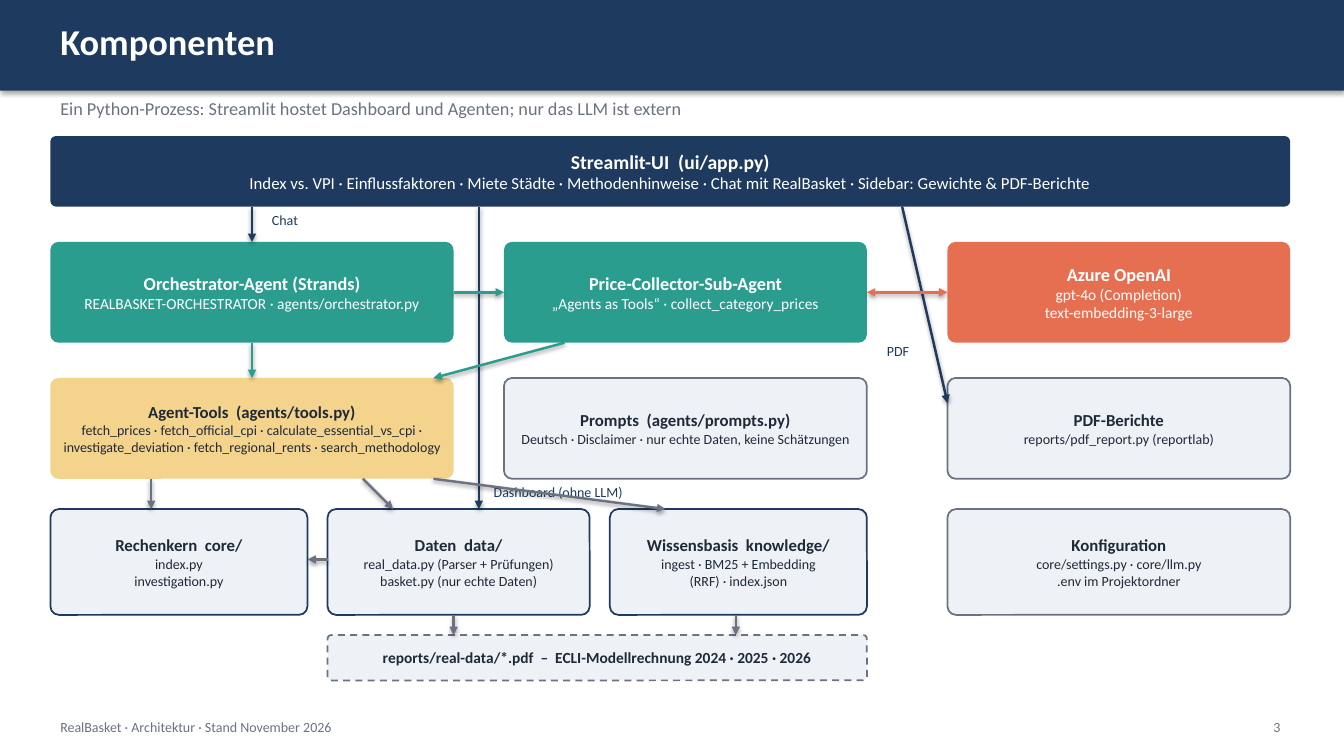
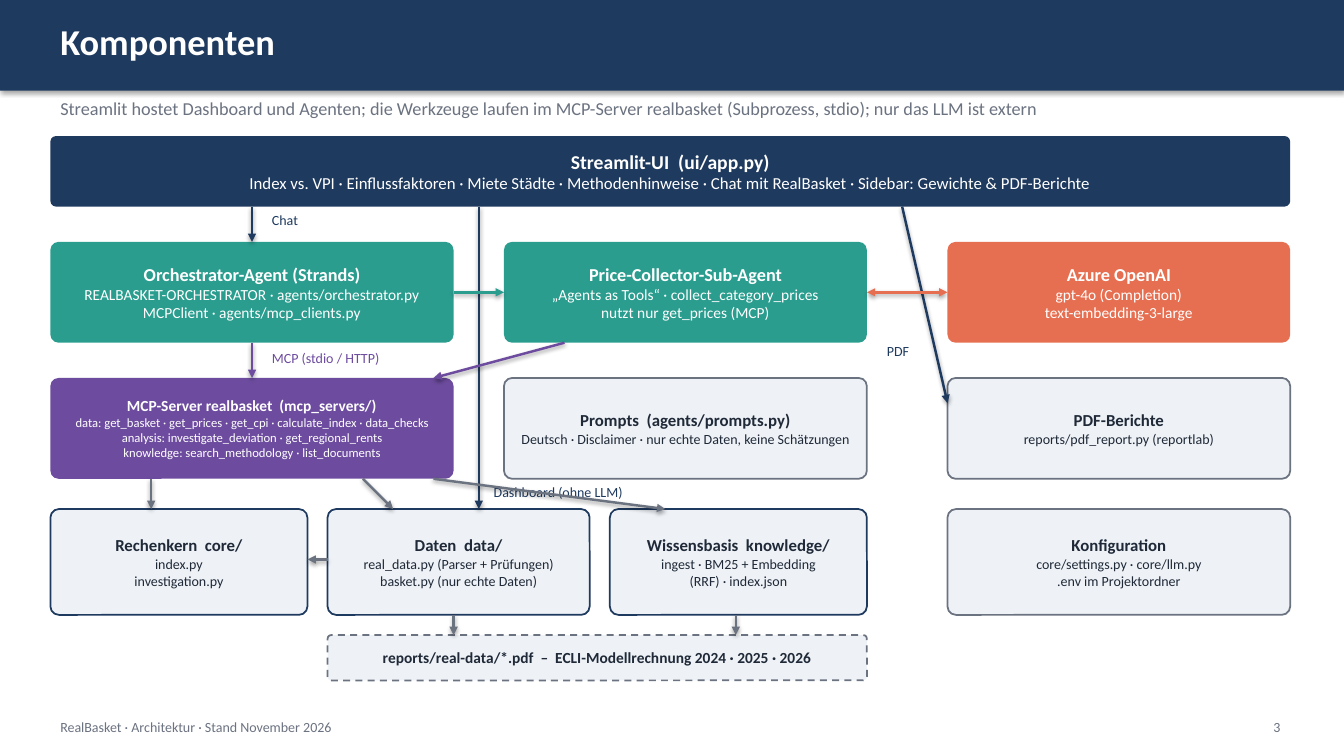
Before and after one commit to ValentinIliu1212/real-basket, a slide deck: slide 3 of docs/architecture/RealBasket_Architektur_Ist.pptx. Drawn at 1344x756 pixels with LibreOffice and Linux fonts; fonts in the diff are those of the drawing. Boxes give left, top, right and bottom in pixels: in the first picture for what was removed or moved away, otherwise in the second. Text is boxed around its words. In the diff, an @@ line names an element or a change of style, - is before the commit and + after.

Commit message:
MCP phase 1: one MCP server 'realbasket' with areas data, analysis, knowledge
- mcp_servers/server.py builds one server from data_tools, analysis_tools, knowledge_tools (--areas for a later split); console script real-basket-mcp

- analysis tools (investigate_deviation, get_regional_rents) moved from in-process Strands tools to MCP

- orchestrator uses a single MCPClient (stdio or MCP_URL); collector sub-agent filtered to get_prices

- fix: investigate_deviation(level=category) no longer overwrites the driver list with category labels

- 45 tests incl. MCP contract and stdio end-to-end tests; README, process doc and architecture decks updated

```diff
--- a/docs/architecture/RealBasket_Architektur_Ist.pptx
+++ b/docs/architecture/RealBasket_Architektur_Ist.pptx
@@ text at (x1=60, y1=102, x2=1036, y2=118): text changed @@
-Ein Python-Prozess: Streamlit hostet Dashboard und Agenten; nur das LLM ist extern
+Streamlit hostet Dashboard und Agenten; die Werkzeuge laufen im MCP-Server realbasket (Subprozess, stdio); nur das LLM ist extern
@@ text in rounded rectangle at (x1=143, y1=307, x2=360, y2=321): paragraph added @@
+MCPClient · agents/mcp_clients.py
@@ text in rounded rectangle at (x1=601, y1=307, x2=770, y2=321): paragraph added @@
+nutzt nur get_prices (MCP)
@@ arrow (252, 343) - (252, 378): stroke #2A9D8F 1.75 pt to #6D4C9F 1.75 pt @@
@@ text added at (x1=272, y1=353, x2=379, y2=365), 10 pt, text #6D4C9F @@
+MCP (stdio / HTTP)
@@ arrow (565, 343) - (434, 378): stroke #2A9D8F 1.75 pt to #6D4C9F 1.75 pt @@
@@ rounded rectangle "MCP-Server realbasket (mcp_servers/)" at (x1=50, y1=378, x2=454, y2=479): fill #F4D38C to #6D4C9F @@
@@ text in rounded rectangle at (x1=76, y1=400, x2=429, y2=459): text changed; size 10 to 9 pt; text colour #1F2937 to #FFFFFF @@
-Agent-Tools (agents/tools.py)
-fetch_prices · fetch_official_cpi · calculate_essential_vs_cpi · investigate_deviation · fetch_regional_rents · search_methodology
+MCP-Server realbasket (mcp_servers/)
+data: get_basket · get_prices · get_cpi · calculate_index · data_checks
+analysis: investigate_deviation · get_regional_rents
+knowledge: search_methodology · list_documents
```
Also in this commit, not shown: 5 other slides changed, 22 other files.
